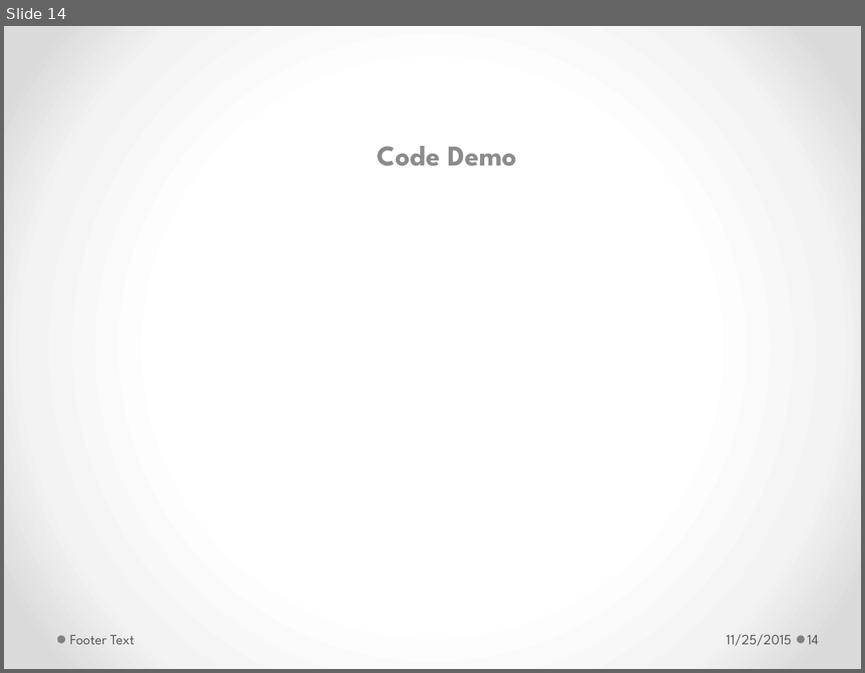
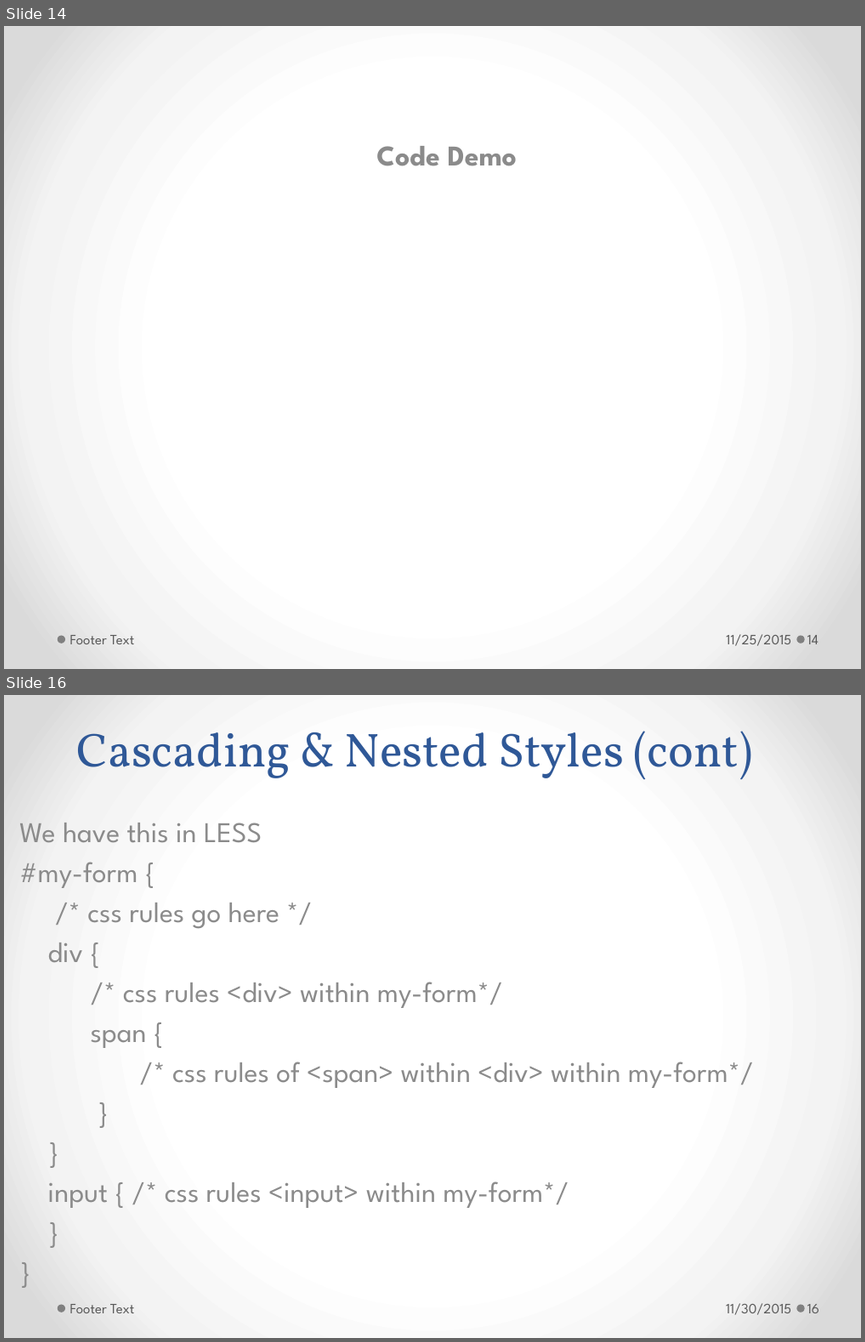
Before and after one commit to h-t-tran/work, a slide deck: brownbag/less/tech-presentation-less.pptx. Shown one above the other, each under a label of ours: slide 14 before the commit, slides 14 and 16 after it; the slides between them are not shown. The pictures are 865x673 and 865x1342 pixels, drawn with LibreOffice and Linux fonts; fonts in the diff are those of the drawing. Boxes give left, top, right and bottom in pixels: in the first picture for what was removed or moved away, otherwise in the second. Text is boxed around its words. In the diff, an @@ line names an element or a change of style, - is before the commit and + after.

```diff
--- a/brownbag/less/tech-presentation-less.pptx
+++ b/brownbag/less/tech-presentation-less.pptx
@@ slide 16 added at [4,695,861,1338], background gradient #FFFFFF to #F4F4F4 to #DADADA; not listed: 2 template elements that a slide beside it also shows @@
@@ title added at [77,731,752,780], 40 pt, text #2F5897 @@
+Cascading & Nested Styles (cont)
@@ subtitle added at [19,823,754,1208], 24 pt, text #8C8C8C @@
+We have this in LESS
+#my-form {
+/* css rules go here */
+div {
+/* css rules <div> within my-form*/
+span {
+/* css rules of <span> within <div> within my-form*/
+}
+}
+input { /* css rules <input> within my-form*/
+}
+}
@@ text added at [70,1304,134,1313], 12 pt, text #595959 @@
+Footer Text
@@ text added at [726,1303,791,1315], 12 pt, text #595959 @@
+11/30/2015
@@ page number added at [807,1304,819,1313], 12 pt, text #595959 @@
+16
```
Also in this commit, not shown: 5 slides changed, 4 other slides added, 1 slide removed.
